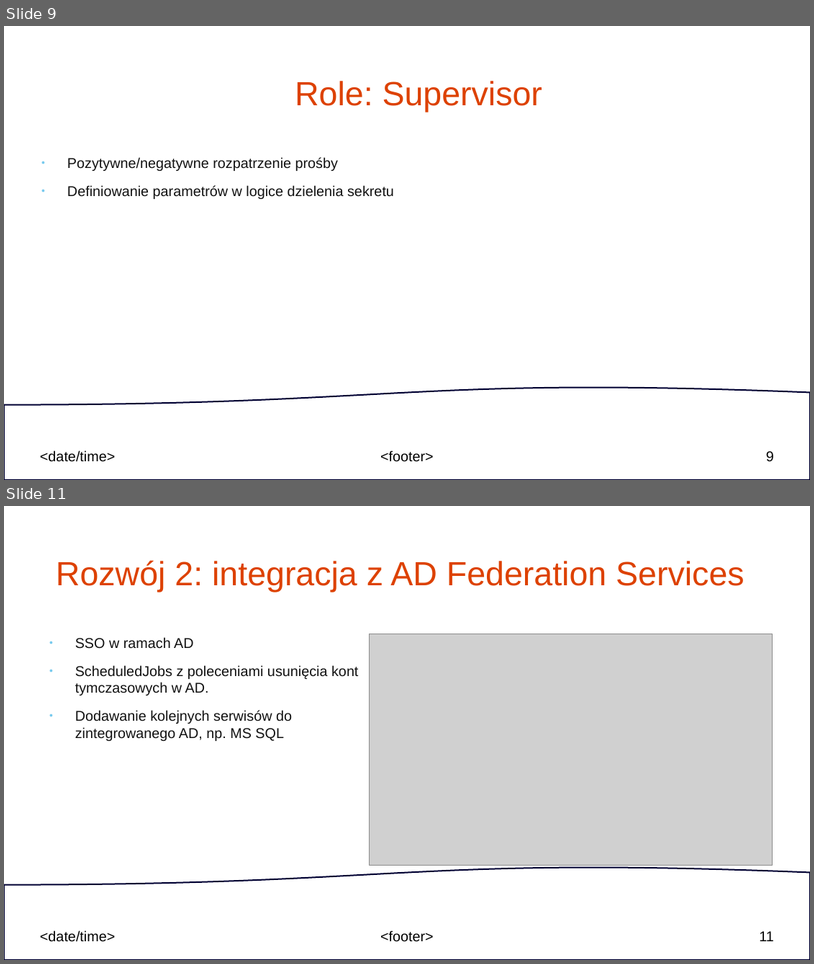
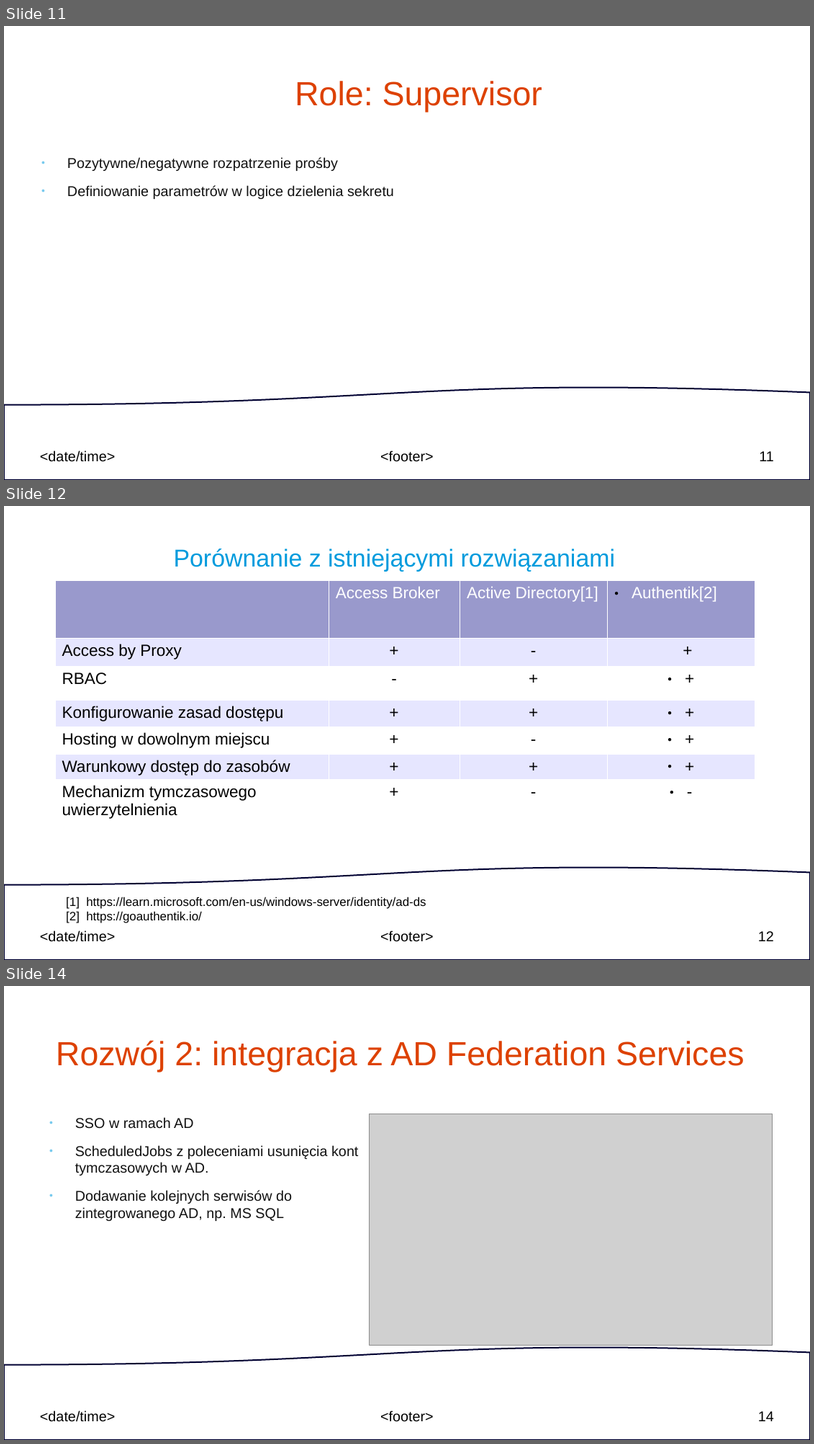
Before and after one commit to Nixam01/mzomi_BHL_2024, a slide deck: dokumentacja_projektu_Access_Broker.odp. Shown one above the other, each under a label of ours: slides 9 and 11 before the commit, slides 11, 12 and 14 after it; the slides between them are not shown. The pictures are 814x964 and 814x1444 pixels, drawn with LibreOffice and Linux fonts; fonts in the diff are those of the drawing; grey boxes stand for pictures. Boxes give left, top, right and bottom in pixels: in the first picture for what was removed or moved away, otherwise in the second. Text is boxed around its words. In the diff, an @@ line names an element or a change of style, - is before the commit and + after.

```diff
--- a/dokumentacja_projektu_Access_Broker.odp
+++ b/dokumentacja_projektu_Access_Broker.odp
@@ slide 12 added at (x1=4, y1=506, x2=810, y2=960), background #FFFFFF; not listed: 4 template elements that a slide beside it also shows @@
@@ text added at (x1=174, y1=548, x2=616, y2=572), 24 pt, text #009BDD @@
+Porównanie z istniejącymi rozwiązaniami
@@ table added at (x1=54, y1=581, x2=756, y2=837), 7 rows, 4 columns @@
+ | Access Broker | Active Directory[1] | Authentik[2]
+Access by Proxy | + | - | +
+RBAC | - | + | +
+Konfigurowanie zasad dostępu | + | + | +
+Hosting w dowolnym miejscu | + | - | +
+Warunkowy dostęp do zasobów | + | + | +
+Mechanizm tymczasowego uwierzytelnienia | + | - | -
@@ text added at (x1=66, y1=896, x2=426, y2=923), 12 pt, text #000000 @@
+[1] https://learn.microsoft.com/en-us/windows-server/identity/ad-ds
+[2] https://goauthentik.io/
@@ what was slide 9 is now slide 11 @@
@@ page number at (x1=759, y1=451, x2=774, y2=461): text changed @@
-9
+11
@@ what was slide 11 is now slide 14 @@
@@ page number at (x1=759, y1=1411, x2=774, y2=1421): text changed @@
-11
+14
```
Also in this commit, not shown: 4 slides changed, 2 other slides added.
